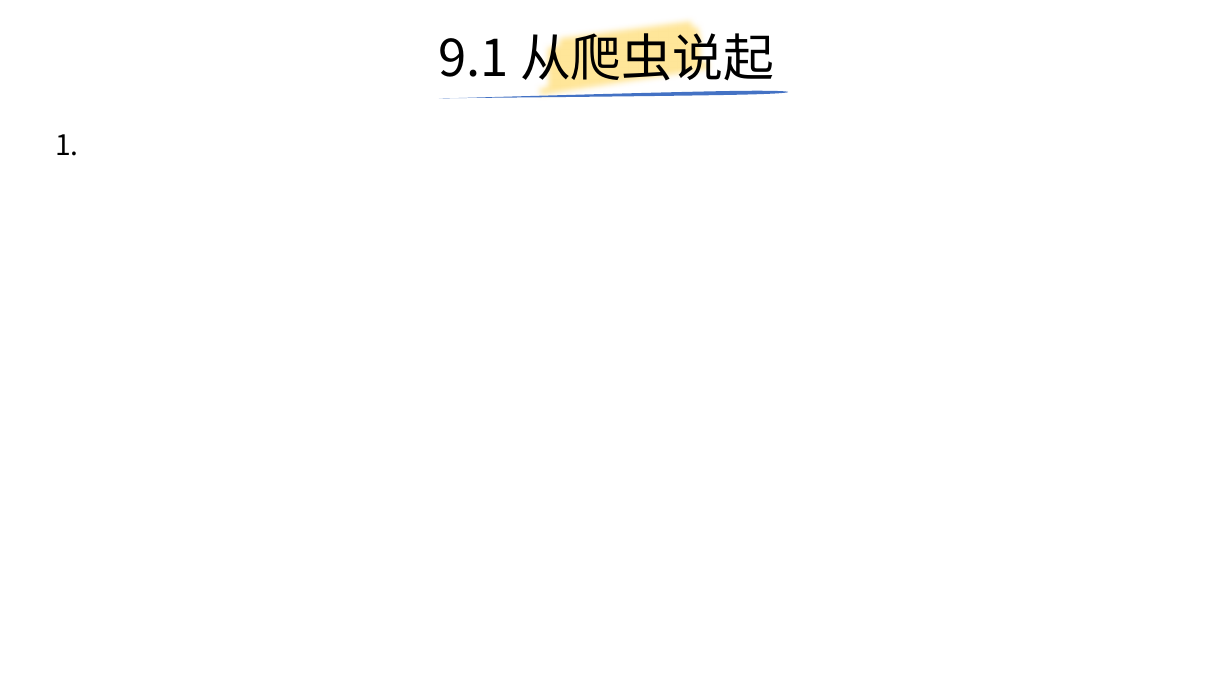
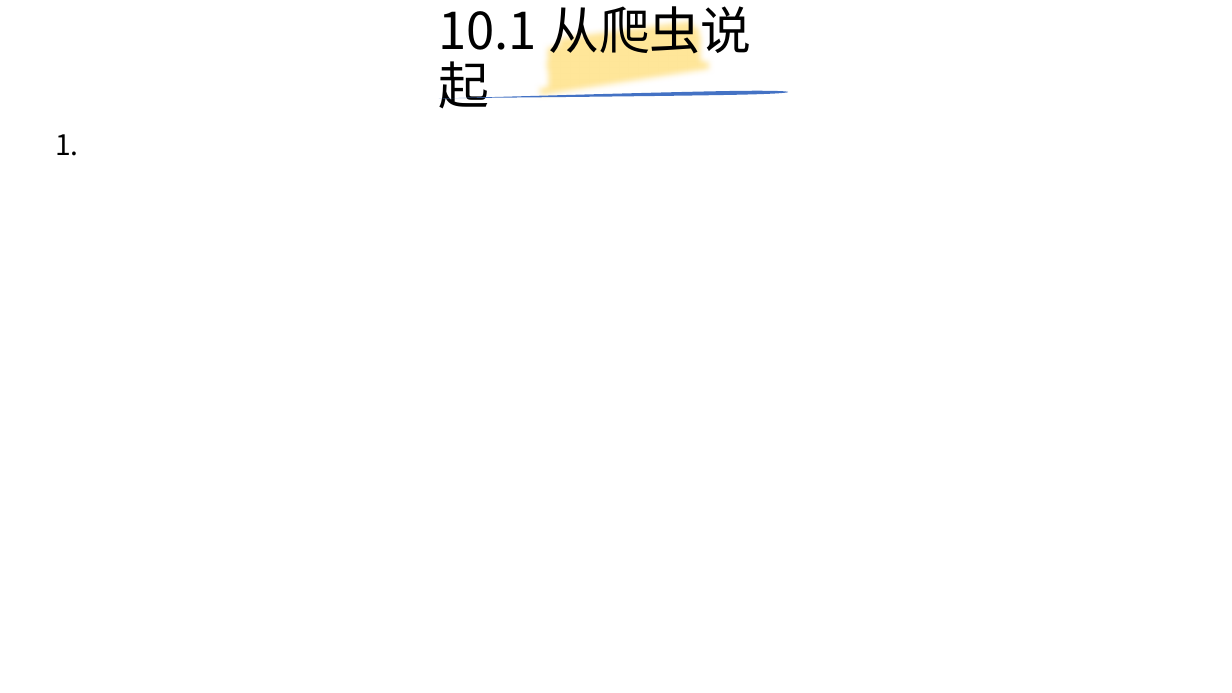
Before and after one commit to yiwenliu/CorePython, a slide deck: slide 90 of PPT/CorePython.pptx (slide 80 before the commit). Drawn at 1232x693 pixels with LibreOffice and Linux fonts; fonts in the diff are those of the drawing. Boxes give left, top, right and bottom in pixels: in the first picture for what was removed or moved away, otherwise in the second. Text is boxed around its words. In the diff, an @@ line names an element or a change of style, - is before the commit and + after.

```diff
--- a/PPT/CorePython.pptx
+++ b/PPT/CorePython.pptx
@@ title at box(438, 0, 751, 109): text changed @@
-9.1 从爬虫说起
+10.1 从爬虫说起
```
Also in this commit, not shown: 6 other slides changed, 17 slides added, 6 other files.
